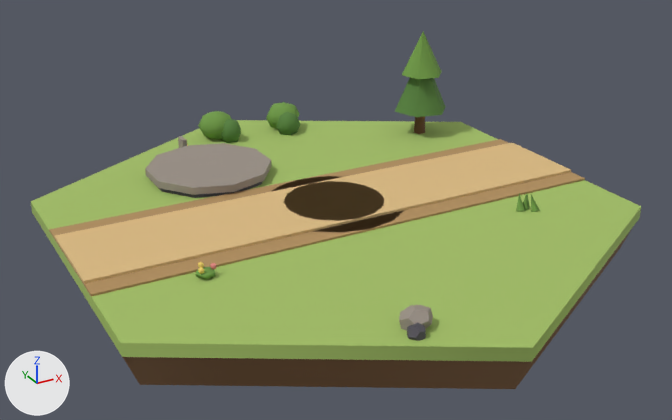
Two versions of the glTF model assets/tiles/tile_siegeRoad.glb, one commit apart.
Before and after are seen from a 50 mm camera at (-1.347, -2.462, 1.208) aimed at (-0.021, -0.051, 0.003). The axes (+X, +Y, +Z) are drawn at lower left. The lights are the same throughout. The picture after the commit comes second. Where no turn or scale is listed for an object, it has been applied to the vertices. Vertices at exactly the same position are counted once.

Objects in the first picture: 'deco_bush_0_a', 'deco_bush_0_b', 'deco_bush_5_a', 'deco_bush_5_b', 'deco_flowers_1_leaf', 'deco_stone_2_a', 'deco_stone_2_b', 'deco_tree_3_crown', 'deco_tree_3_crown_b', 'deco_tree_3_trunk', 'ground', 'ground_soil', 'road_surface_0', 'road_surface_3', 'road_surface_hub', 'road_verge_0', 'road_verge_3', 'tower_slot_1_plate' and 6 more.
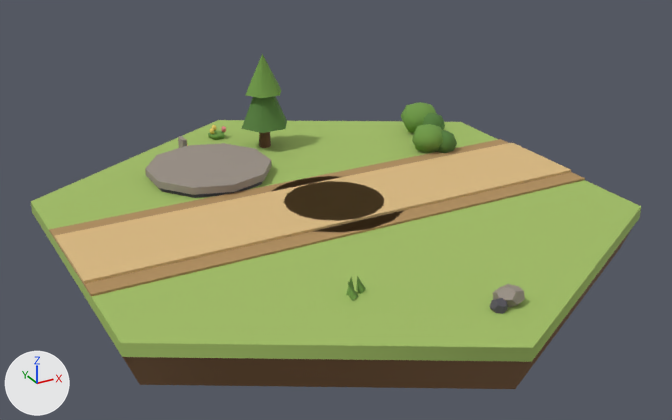
Where the newer file only moved an object's origin or applied its transform, the numbers keep the older frame.

Edits to the bpy script that builds the scene:
```text
Change me_mesh_14:
    remove me_mesh_14.from_pydata(...)  # 28 vertices, 36 faces; spans x -0.0711..0.0711, y -0.0658..0.0658, z -0.0573..0.0573
    add me_mesh_14.from_pydata(...)  # 28 vertices, 36 faces; spans x 0.374..0.5349, y -0.3808..-0.2288, z -0.0581..0.0722
    me_mesh_14 part 1: 28 of 28 vertices moved; they spanned x -0.0711..0.0711, y -0.0658..0.0658, z -0.0573..0.0573 and now span x 0.374..0.5349, y -0.3808..-0.2288, z -0.0581..0.0722; mean shift (0.4525, -0.305, 0.0056)
Change me_mesh_15:
    remove me_mesh_15.from_pydata(...)  # 24 vertices, 30 faces; spans x -0.0509..0.044, y -0.0499..0.047, z -0.0512..0.0512
    add me_mesh_15.from_pydata(...)  # 24 vertices, 30 faces; spans x 0.4176..0.5281, y -0.3709..-0.2641, z -0.0533..0.0631
    me_mesh_15 part 2: 24 of 24 vertices moved; they spanned x -0.0509..0.044, y -0.0499..0.047, z -0.0512..0.0512 and now span x 0.4176..0.5281, y -0.3709..-0.2641, z -0.0533..0.0631; mean shift (0.4703, -0.313, 0.0037)
Change me_mesh_16:
    remove me_mesh_16.from_pydata(...)  # 18 vertices, 20 faces; spans x -0.028..0.0255, y -0.0251..0.0281, z -0.0131..0.0131
    add me_mesh_16.from_pydata(...)  # 18 vertices, 20 faces; spans x 0.4381..0.5032, y 1.0414..1.1054, z -0.0159..0.0159
    me_mesh_16 part 3: the whole mesh is turned -14 degrees about the z axis through its middle and scaled by 1.21, then moved by (0.4698, 1.0718, 0.0)
Change me_mesh_20:
    remove me_mesh_20.from_pydata(...)  # 20 vertices, 36 faces; spans x -0.0446..0.0446, y -0.0448..0.0448, z -0.0331..0.0331
    add me_mesh_20.from_pydata(...)  # 20 vertices, 36 faces; spans x 0.2366..0.3178, y -0.0583..0.021, z -0.0323..0.0295
    me_mesh_20 part 4: the whole mesh is turned -36 degrees about the z axis through its middle and scaled by 0.934, then moved by (0.2772, -0.0186, -0.0014)
Change me_mesh_21:
    remove me_mesh_21.from_pydata(...)  # 20 vertices, 36 faces; spans x -0.0255..0.0255, y -0.0215..0.0215, z -0.0245..0.0245
    add me_mesh_21.from_pydata(...)  # 20 vertices, 36 faces; spans x 0.2366..0.283, y -0.0158..0.0299, z -0.0229..0.0229
    me_mesh_21 part 5: the whole mesh is turned -36 degrees about the z axis through its middle and scaled by 0.934, then moved by (0.2598, 0.007, 0.0)
Change me_mesh_22:
    remove me_mesh_22.from_pydata(...)  # 14 vertices, 20 faces; spans x -0.0234..0.022, y -0.0207..0.0239, z -0.0597..0.0597
    add me_mesh_22.from_pydata(...)  # 14 vertices, 20 faces; spans x -0.6267..-0.5832, y 0.124..0.1696, z -0.0597..0.0461
    me_mesh_22 part 6: 14 of 14 vertices moved; they spanned x -0.0234..0.022, y -0.0207..0.0239, z -0.0597..0.0597 and now span x -0.6267..-0.5832, y 0.124..0.1696, z -0.0597..0.0461; mean shift (-0.6012, 0.1462, -0.0068)
Change me_mesh_23:
    remove me_mesh_23.from_pydata(...)  # 9 vertices, 12 faces; spans x -0.105..0.105, y -0.102..0.102, z -0.119..0.119
    add me_mesh_23.from_pydata(...)  # 9 vertices, 12 faces; spans x -0.702..-0.512, y 0.064..0.23, z -0.13..0.081
    me_mesh_23 part 7: the whole mesh is turned -167.9 degrees about the z axis through its middle and scaled by 0.886, then moved by (-0.607, 0.147, -0.024)
Change me_mesh_24:
    remove me_mesh_24.from_pydata(...)  # 9 vertices, 12 faces; spans x -0.082..0.082, y -0.08..0.08, z -0.084..0.084
    add me_mesh_24.from_pydata(...)  # 9 vertices, 12 faces; spans x -0.681..-0.533, y 0.082..0.211, z -0.111..0.037
    me_mesh_24 part 8: the whole mesh is turned -167.9 degrees about the z axis through its middle and scaled by 0.886, then moved by (-0.607, 0.147, -0.037)
Change me_mesh_28:
    remove me_mesh_28.from_pydata(...)  # 28 vertices, 36 faces; spans x -0.0656..0.0656, y -0.0717..0.0717, z -0.0576..0.0576
    add me_mesh_28.from_pydata(...)  # 28 vertices, 36 faces; spans x 0.572..0.71, y -0.583..-0.4562, z -0.0574..0.0536
    me_mesh_28 part 9: the whole mesh is turned 18.4 degrees about the z axis through its middle and scaled by 0.963, then moved by (0.641, -0.5196, -0.0019)
Change me_mesh_29:
    remove me_mesh_29.from_pydata(...)  # 24 vertices, 30 faces; spans x -0.0469..0.0504, y -0.0447..0.0511, z -0.0514..0.0514
    add me_mesh_29.from_pydata(...)  # 24 vertices, 30 faces; spans x 0.6038..0.696, y -0.5503..-0.4565, z -0.0509..0.0482
    me_mesh_29 part 10: the whole mesh is turned 18.4 degrees about the z axis through its middle and scaled by 0.963, then moved by (0.6519, -0.5047, -0.0013)
```

Changed parts and their boxes (x1, y1, x2, y2) in the pictures (672 x 420 px):
'deco_tree_3_crown', moved, turned, rescaled
    before: (395, 77, 446, 117)
    after: (241, 96, 287, 133)
'deco_tree_3_crown_b', moved, turned, rescaled
    before: (402, 31, 441, 79)
    after: (246, 54, 281, 98)
'deco_bush_5_a', moved, turned, rescaled
    before: (198, 111, 231, 139)
    after: (412, 124, 443, 152)
'deco_stone_2_a', moved, turned, rescaled
    before: (399, 305, 433, 330)
    after: (492, 284, 525, 307)
'deco_bush_0_a', reshaped (9% wider, 14% taller)
    before: (266, 102, 299, 129)
    after: (401, 102, 437, 133)
'deco_bush_5_b', moved, turned, rescaled
    before: (221, 119, 241, 143)
    after: (435, 130, 457, 153)
'deco_bush_0_b', reshaped
    before: (277, 112, 300, 135)
    after: (422, 113, 445, 131)
'deco_stone_2_b', moved, turned, rescaled
    before: (407, 322, 426, 341)
    after: (490, 298, 508, 314)
'deco_tree_3_trunk', reshaped (8% wider, 11% shorter)
    before: (414, 116, 425, 134)
    after: (259, 132, 271, 148)
'deco_flowers_1_leaf', moved, turned, rescaled
    before: (196, 267, 216, 279)
    after: (208, 130, 225, 140)
